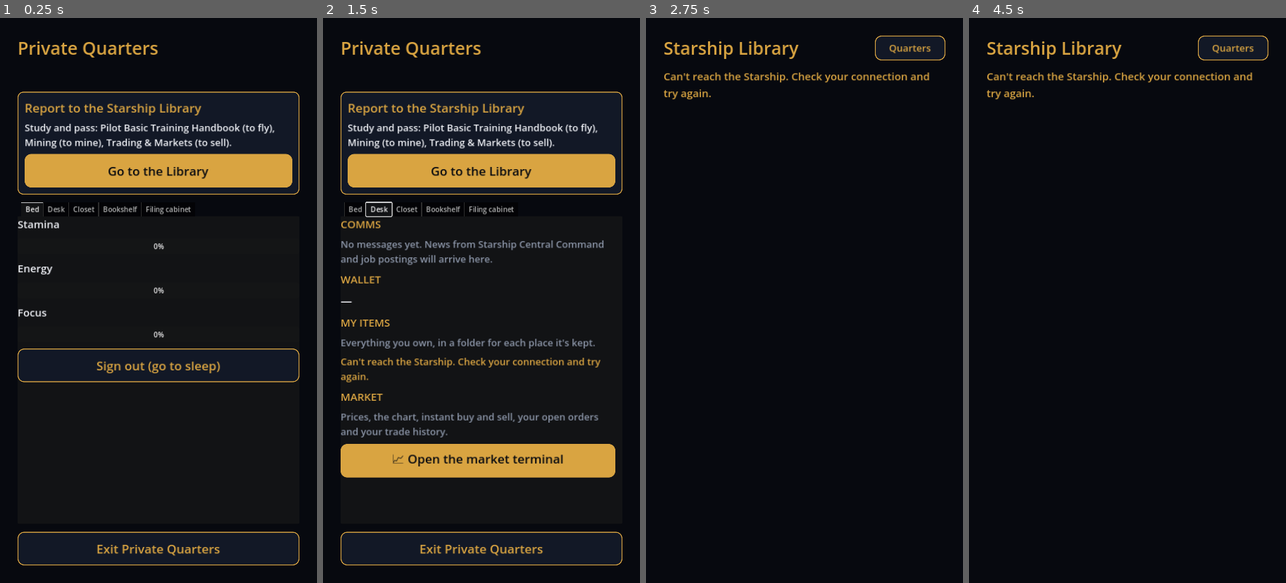
Above: before the commit, frames 1-4 (left to right).
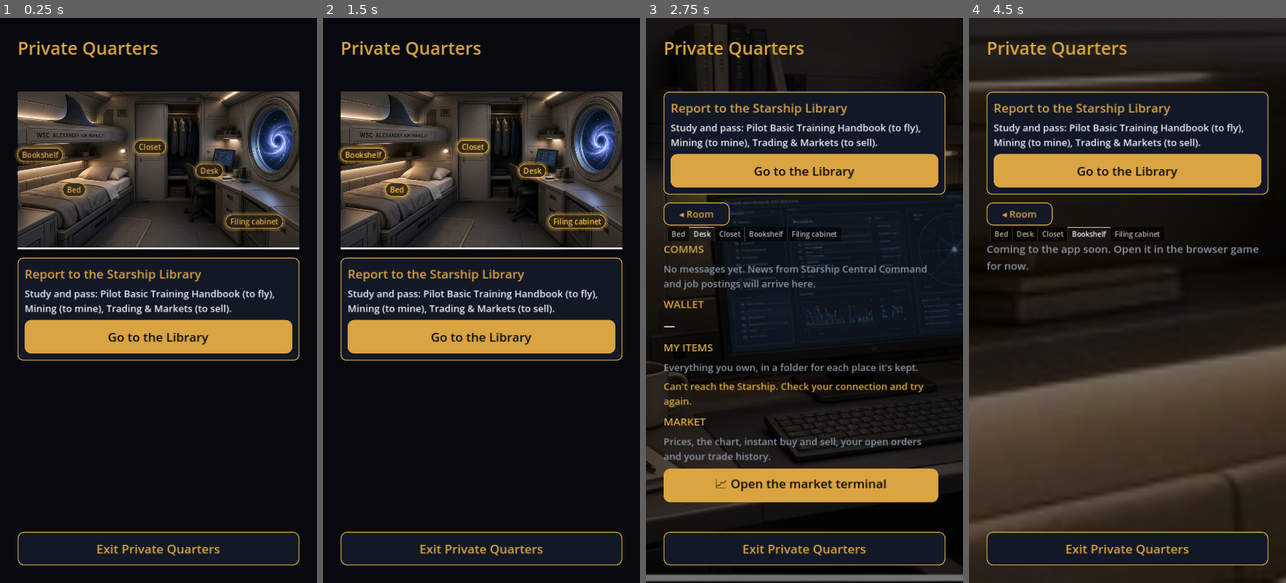
Above: after the commit, the same moments.

Repository: ProjectEvolutionEVE/stardust-server
Game: Godot game, scene res://scenes/quarters.tscn
Same seed, same stepped clock (60 frames per second), same inputs: the game is played once before the commit and once after it. This scene is started directly instead of the project's main scene.
Inputs (mouse positions are in pixels of both pictures, inside the frame that each line leads up to):
- Up to frame 1 (0.25 s): no input
- Up to frame 2 (1.5 s): click (395, 187) at 0.5 s, where only the run after the commit has a clickable "Bed"; click (373, 215) at 1.25 s, where only the run after the commit has a clickable "◂ Room"
- Up to frame 3 (2.75 s): click (855, 170) at 2 s, where only the run after the commit has a clickable "Desk"
- Up to frame 4 (4.5 s): click "Quarters" (after the commit: "Go to the Library") at 2.75 s; click "Go to the Library" (after the commit: "Quarters") at 3.5 s; click (1010, 153) at 4.25 s, where only the run after the commit has a clickable "Bookshelf"

The runs differ from the first frame. In frame 1, 28% of the frame differs, in the area x 4-95%, y 13-65%; in frame 2, 34%; in frame 3, 30%; in frame 4, 57%, in the area x 0-100%, y 0-100%.

Commit message:
Godot quarters as pictures (a feel test, Eric 10-24): the room opens with glowing tap-points on the furniture; each tab shows its close-up behind it, darkened; Room goes back
Co-Authored-By: Claude Opus 5.5 <noreply@anthropic.com>

Diff:
--- a/godot/scripts/quarters.gd
+++ b/godot/scripts/quarters.gd
@@ -1,16 +1,52 @@
 extends Control
 ## Private Quarters: a tab for each piece of furniture. The Bed shows the health bars (me.bars, 0-100).
+
+
+## The room as a picture (Eric 10-24, a feel test before the real art): the quarters open on the whole room, with a
+## tap-point on each piece of furniture; a tap opens that tab, shown over its close-up. "Room" goes back.
+const SPOTS := [["Bed", 0.20, 0.62], ["Desk", 0.68, 0.50], ["Closet", 0.47, 0.35], ["Bookshelf", 0.08, 0.40], ["Filing cabinet", 0.84, 0.82]]
+const CLOSEUP := {"Bed": "bed", "Desk": "desk", "Closet": "closet", "Bookshelf": "bookshelf", "Filing cabinet": "filing"}
+
+var tabs: TabContainer
+var overview: Control
+var tab_view: VBoxContainer
+var backdrop: TextureRect
+var shade: ColorRect
 
 
 func _ready() -> void:
 	var me: Dictionary = Session.me
 	var box := Ui.screen(self)
+	# the close-up of the open tab fills the screen behind it, darkened so the text stays readable
+	backdrop = TextureRect.new()
+	backdrop.set_anchors_preset(Control.PRESET_FULL_RECT)
+	backdrop.expand_mode = TextureRect.EXPAND_IGNORE_SIZE
+	backdrop.stretch_mode = TextureRect.STRETCH_KEEP_ASPECT_COVERED
+	add_child(backdrop)
+	move_child(backdrop, 1)
+	shade = ColorRect.new()
+	shade.color = Color(0, 0, 0, 0.55)
+	shade.set_anchors_preset(Control.PRESET_FULL_RECT)
+	add_child(shade)
+	move_child(shade, 2)
 	box.add_child(Ui.label(me.get("location", "Private Quarters"), 40, Ui.GOLD))
 	box.add_child(Ui.label(me.get("title", ""), 24, Ui.MUTED))
+	overview = _room()
+	box.add_child(overview)
 	_library_alert(box, me.get("skills", {}))
-	var tabs := TabContainer.new()
+	tab_view = VBoxContainer.new()
+	tab_view.size_flags_vertical = Control.SIZE_EXPAND_FILL
+	box.add_child(tab_view)
+	var room := Ui.button("◂ Room", false)
+	room.custom_minimum_size = Vector2(150, 52)
+	room.size_flags_horizontal = Control.SIZE_SHRINK_BEGIN
+	room.add_theme_font_size_override("font_size", 22)
+	room.pressed.connect(_show_room)
+	tab_view.add_child(room)
+	tabs = TabContainer.new()
 	tabs.size_flags_vertical = Control.SIZE_EXPAND_FILL
-	box.add_child(tabs)
+	tabs.add_theme_stylebox_override("panel", StyleBoxEmpty.new())   # the close-up shows through
+	tab_view.add_child(tabs)
 	tabs.add_child(_bed(me))
 	tabs.add_child(preload("res://scripts/desk.gd").new())
 	for name in ["Closet", "Bookshelf"]:
@@ -19,20 +55,95 @@
 		t.add_child(Ui.label("Coming to the app soon. Open it in the browser game for now.", 24, Ui.MUTED))
 		tabs.add_child(t)
 	tabs.add_child(preload("res://scripts/cabinet.gd").new())
-	if Session.quarters_tab != "":
-		var n := tabs.get_node_or_null(Session.quarters_tab)
-		if n:
-			tabs.current_tab = n.get_index()
-		Session.quarters_tab = ""
+	tabs.tab_changed.connect(func(_i): _closeup())
+	var spacer := Control.new()                # on the room view, keeps the exit button at the bottom
+	spacer.size_flags_vertical = Control.SIZE_EXPAND_FILL
+	spacer.name = "spacer"
+	box.add_child(spacer)
 	var out := Ui.button("Exit Private Quarters", false)   # rule 19: to the Library or the Docking Bay
 	out.pressed.connect(_exit)
 	box.add_child(out)
+	if Session.quarters_tab != "":
+		_open(Session.quarters_tab)
+		Session.quarters_tab = ""
+	else:
+		_show_room()
 	var c := Session.call_on_enter
 	Session.call_on_enter = ""
 	if c == "welcome":
 		Voice.ring(self, Voice.WELCOME, "welcome")
 	elif c == "wake":
 		Voice.ring(self, Voice.moment("wake"))
+
+
+## The whole room, full width, with a small glowing gold tap-point on each piece of furniture.
+func _room() -> Control:
+	var pic := TextureRect.new()
+	pic.texture = load("res://assets/quarters/room.jpg")
+	pic.expand_mode = TextureRect.EXPAND_FIT_HEIGHT_PROPORTIONAL
+	pic.stretch_mode = TextureRect.STRETCH_SCALE
+	for s in SPOTS:
+		var b := Button.new()
+		b.text = s[0]
+		b.add_theme_font_size_override("font_size", 17)
+		var st := StyleBoxFlat.new()
+		st.bg_color = Color(Ui.BG, 0.7)
+		st.border_color = Ui.GOLD
+		st.set_border_width_all(1)
+		st.set_corner_radius_all(14)
+		st.content_margin_left = 10
+		st.content_margin_right = 10
+		st.content_margin_top = 3
+		st.content_margin_bottom = 3
+		st.shadow_color = Color(Ui.GOLD, 0.45)
+		st.shadow_size = 8
+		for state in ["normal", "hover", "pressed", "focus"]:
+			b.add_theme_stylebox_override(state, st)
+		for c in ["font_color", "font_hover_color", "font_pressed_color", "font_focus_color"]:
+			b.add_theme_color_override(c, Ui.GOLD)
+		b.anchor_left = s[1]
+		b.anchor_right = s[1]
+		b.anchor_top = s[2]
+		b.anchor_bottom = s[2]
+		b.grow_horizontal = Control.GROW_DIRECTION_BOTH
+		b.grow_vertical = Control.GROW_DIRECTION_BOTH
+		b.pressed.connect(_open.bind(s[0]))
+		pic.add_child(b)
+		var glow := b.create_tween().set_loops()     # a soft, slow glow
+		glow.tween_property(b, "modulate", Color(1.25, 1.2, 1.05), 1.2).set_trans(Tween.TRANS_SINE)
+		glow.tween_property(b, "modulate", Color(0.85, 0.85, 0.85), 1.2).set_trans(Tween.TRANS_SINE)
+	return pic
+
+
+func _show_room() -> void:
+	overview.visible = true
+	tab_view.visible = false
+	backdrop.visible = false
+	shade.visible = false
+	_spacer(true)
+
+
+func _open(tab: String) -> void:
+	var n := tabs.get_node_or_null(tab)
+	if n:
+		tabs.current_tab = n.get_index()
+	overview.visible = false
+	tab_view.visible = true
+	_spacer(false)
+	_closeup()
+
+
+func _spacer(on: bool) -> void:
+	for c in tab_view.get_parent().get_children():
+		if c.name == "spacer":
+			c.visible = on
+
+
+func _closeup() -> void:
+	var name := str(tabs.get_current_tab_control().name)
+	backdrop.texture = load("res://assets/quarters/%s.jpg" % CLOSEUP.get(name, "room"))
+	backdrop.visible = tab_view.visible
+	shade.visible = tab_view.visible
 
 
 func _bed(me: Dictionary) -> VBoxContainer:
Binary file added: godot/assets/quarters/bed.jpg
Not shown, added: godot/assets/quarters/bed.jpg.import
Binary file added: godot/assets/quarters/bookshelf.jpg
Not shown, added: godot/assets/quarters/bookshelf.jpg.import
Binary file added: godot/assets/quarters/closet.jpg
Not shown, added: godot/assets/quarters/closet.jpg.import
Binary file added: godot/assets/quarters/desk.jpg
Not shown, added: godot/assets/quarters/desk.jpg.import
Binary file added: godot/assets/quarters/filing.jpg
Not shown, added: godot/assets/quarters/filing.jpg.import
Binary file added: godot/assets/quarters/room.jpg
Not shown, added: godot/assets/quarters/room.jpg.import
(and 2 more such lines)
